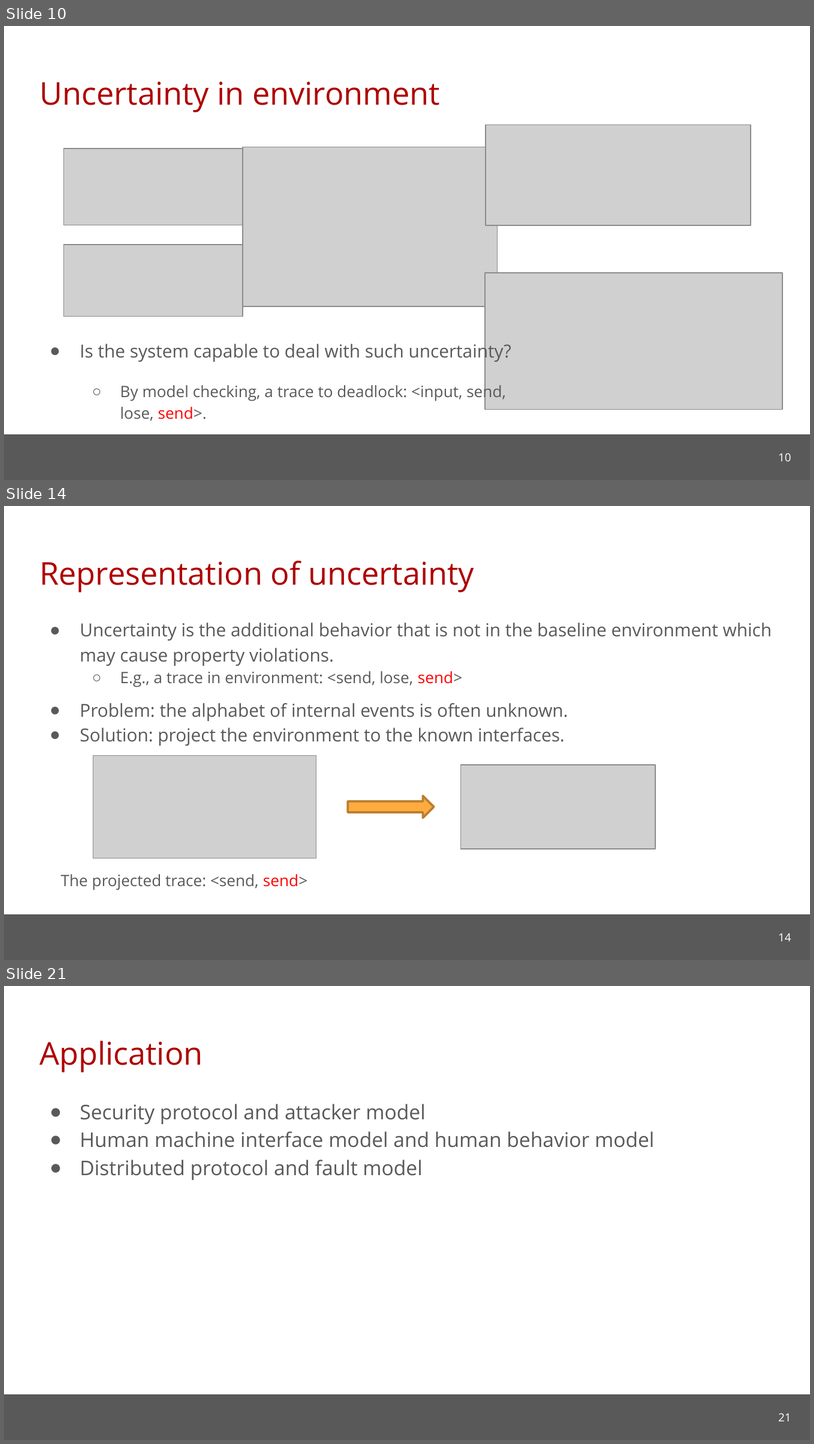
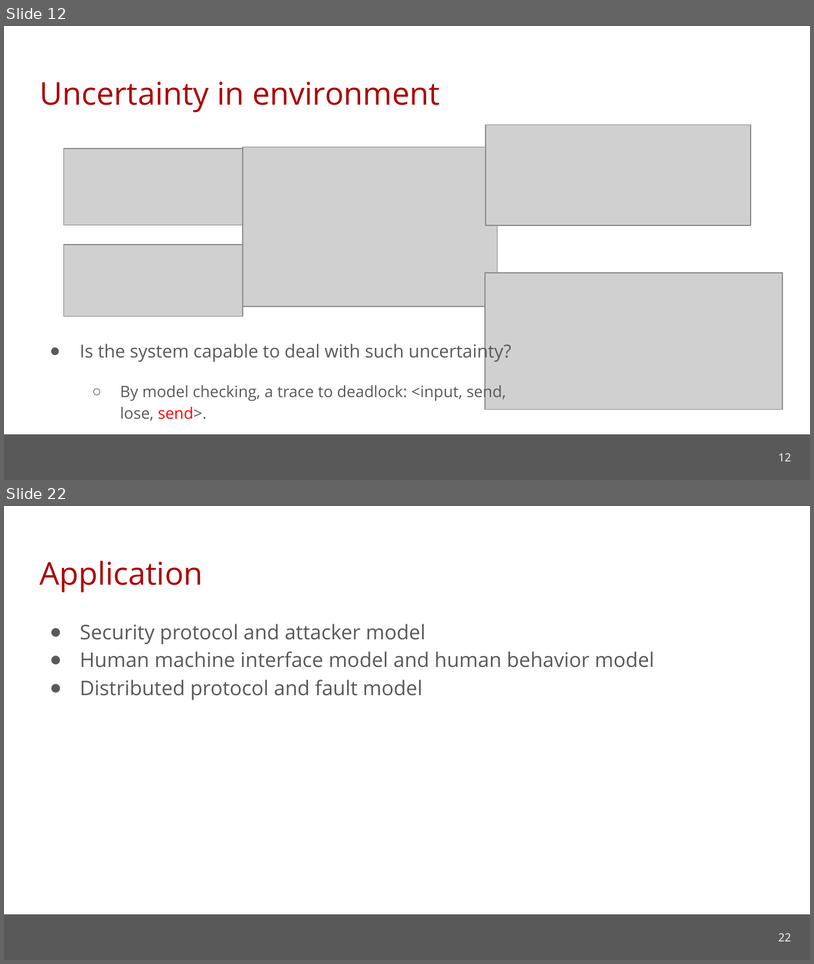
Before and after one commit to cmu-soda/Robustness, a slide deck: Robustness.pptx. Shown one above the other, each under a label of ours: slides 10, 14 and 21 before the commit, slides 12 and 22 after it; the slides between them are not shown. The pictures are 814x1444 and 814x964 pixels, drawn with LibreOffice and Linux fonts; fonts in the diff are those of the drawing; grey boxes stand for pictures; background and template pictures are left out. Boxes give left, top, right and bottom in pixels: in the first picture for what was removed or moved away, otherwise in the second. Text is boxed around its words. In the diff, an @@ line names an element or a change of style, - is before the commit and + after.

```diff
--- a/Robustness.pptx
+++ b/Robustness.pptx
@@ slide 14 removed at <box>4,506,810,960</box>, background #FFFFFF; not listed: 1 template element that a slide beside it also shows @@
@@ title removed at <box>39,561,474,592</box> @@
-Representation of uncertainty
@@ text removed at <box>80,622,772,745</box> @@
-● Uncertainty is the additional behavior that is not in the baseline environment which may cause property violations.
-  ○ E.g., a trace in environment: <send, lose, send>
-● Problem: the alphabet of internal events is often unknown.
-● Solution: project the environment to the known interfaces.
@@ picture removed at <box>93,755,316,858</box> @@
@@ picture removed at <box>461,765,656,849</box> @@
@@ right arrow removed at <box>348,795,435,817</box> @@
@@ text removed at <box>61,874,308,890</box> @@
-The projected trace: <send, send>
@@ page number removed at <box>779,933,791,941</box> @@
-14
@@ what was slide 10 is now slide 12 @@
@@ page number at <box>779,453,791,461</box>: text changed @@
-10
+12
@@ what was slide 21 is now slide 22 @@
@@ page number at <box>779,933,791,941</box>: text changed @@
-21
+22
```
Also in this commit, not shown: 5 slides changed, 7 slides added, 5 other slides removed.
